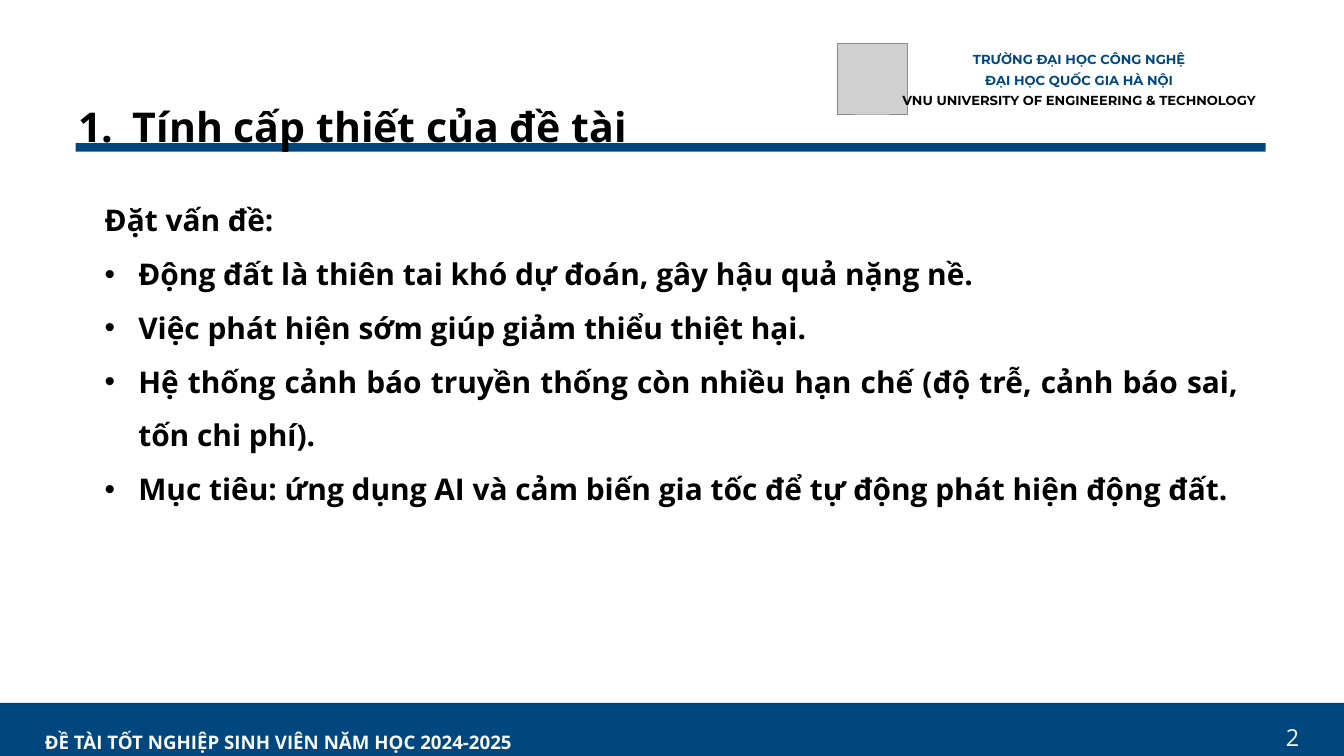
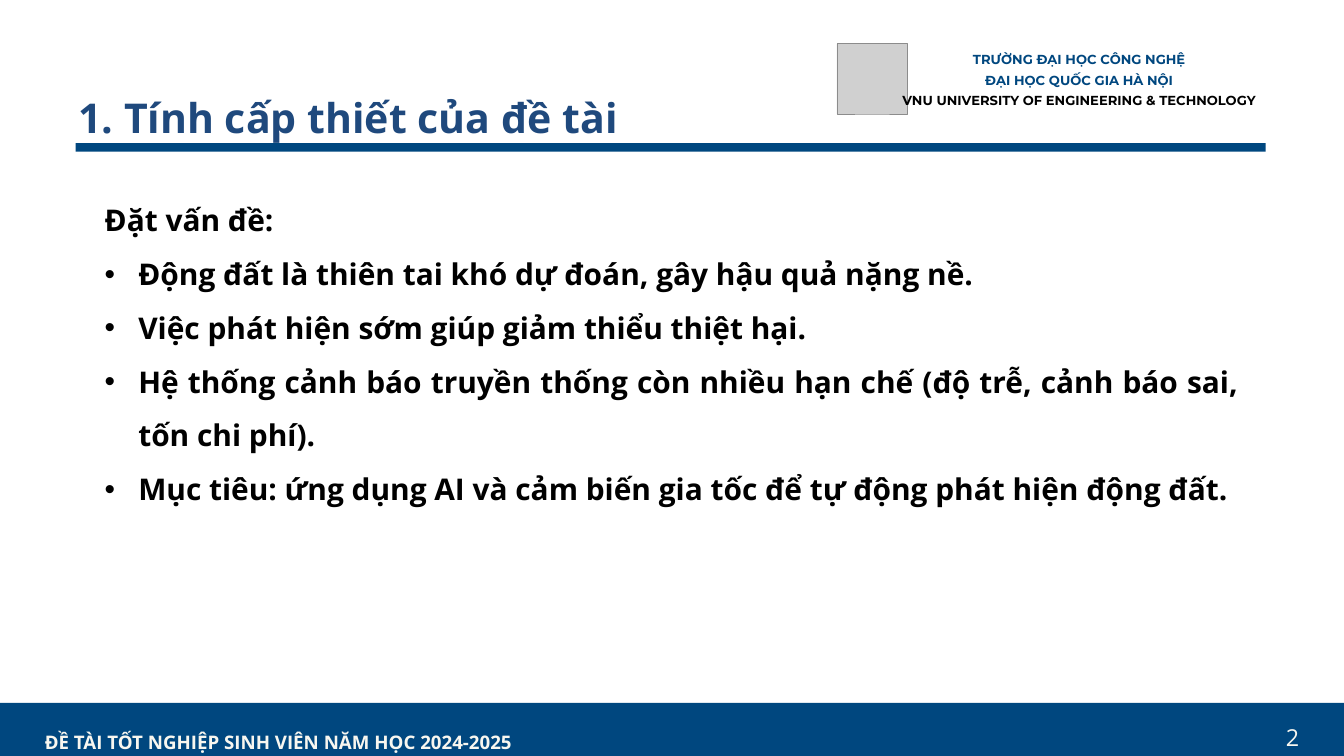
Before and after one commit to nnthai167/KLTN, a slide deck: slide 8 of PPT_KHOA LUẬN.pptx. Drawn at 1344x756 pixels with LibreOffice and Linux fonts; fonts in the diff are those of the drawing; grey boxes stand for pictures. Boxes give left, top, right and bottom in pixels: in the first picture for what was removed or moved away, otherwise in the second. Text is boxed around its words. In the diff, an @@ line names an element or a change of style, - is before the commit and + after.

```diff
--- a/PPT_KHOA LUẬN.pptx
+++ b/PPT_KHOA LUẬN.pptx
@@ text at bbox=[78, 99, 617, 145]: text changed; text colour #000000 to #1F497D @@
-1. Tính cấp thiết của đề tài
+1. Tính cấp thiết của đề tài
```
Also in this commit, not shown: 12 other slides changed, 1 slide removed, 13 other files.
